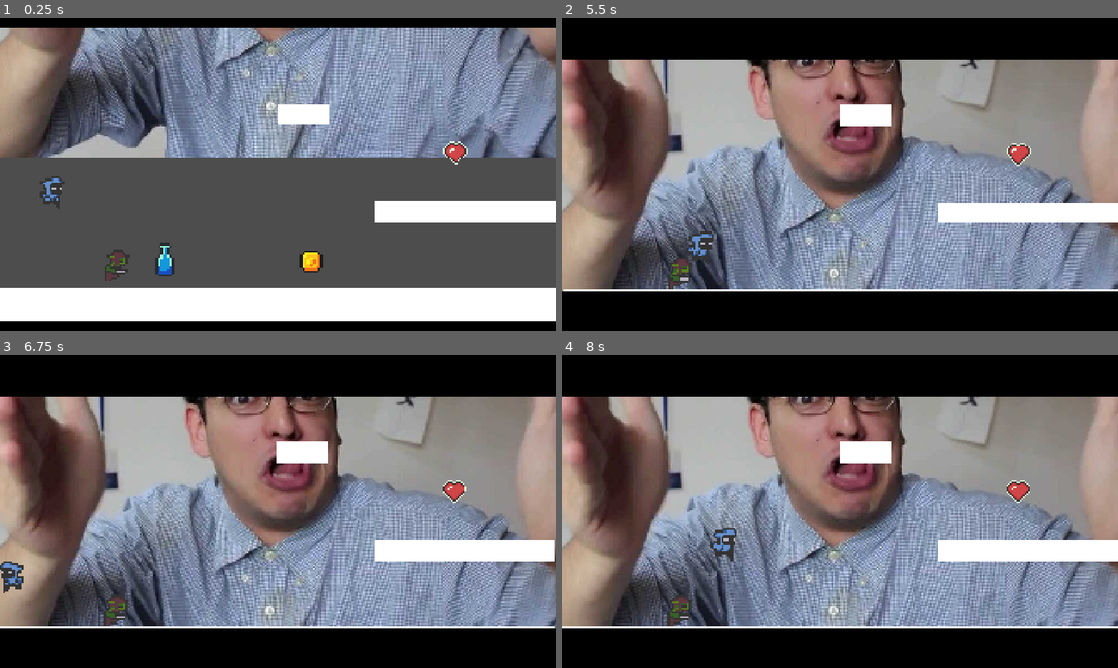
Above: before the commit, frames 1-4 (two rows, left to right).
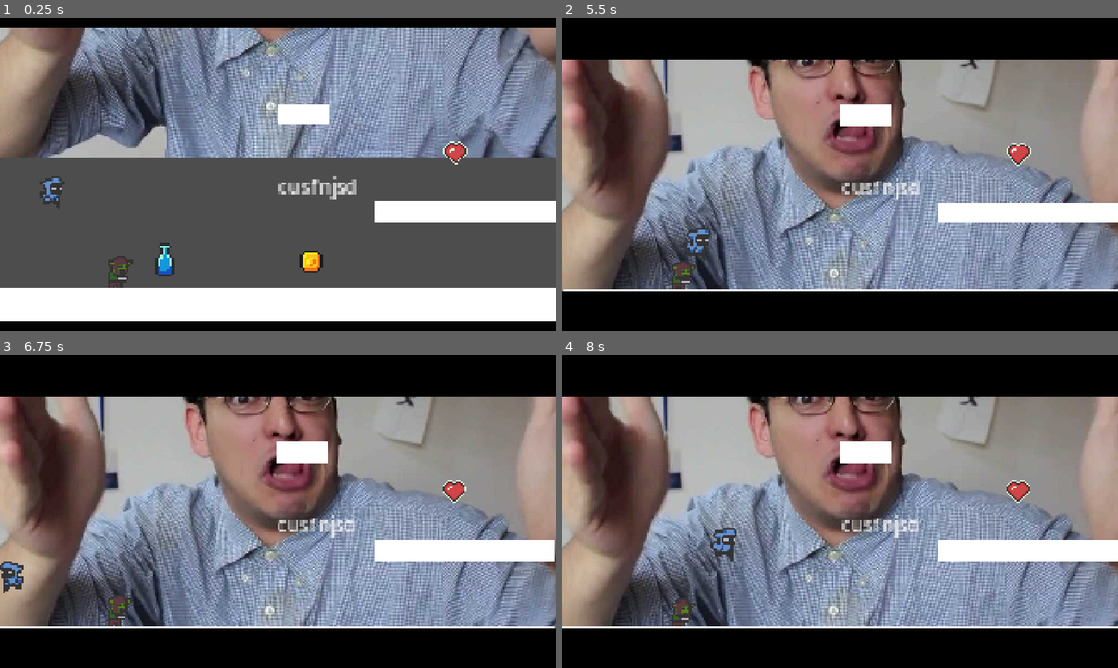
Above: after the commit, the same moments.

Repository: mightokondria/gimersia-guided-godot
Game: Godot game, scene res://_Scenes/TheStage.tscn
Two runs of this game, one before a commit and one after it. Both use one fixed random seed, a clock stepped at 60 frames per second and the inputs below.
Inputs:
- Up to frame 1 (0.25 s): no input
- Up to frame 2 (5.5 s): tap Enter (ui_accept) at 0.5, 0.77, 1.52, 3.02, 3.77, 4.52 s; hold Right (ui_right) 0.53-2.03 s; tap Shift (dash) every 0.75 s from 0.6 to 5.1 s; hold Left (ui_left) 2.03-2.78 s; hold Right (ui_right) 2.78-4.28 s; hold Left (ui_left) 4.28-5.03 s; hold Right (ui_right) from 5.03 s (still down)
- Up to frame 3 (6.75 s): release Right (ui_right) at 5.78 s; hold Left (ui_left) from 5.78 s (still down); tap Shift (dash) at 5.85, 6.6 s; tap Enter (ui_accept) at 6.02 s
- Up to frame 4 (8 s): tap Enter (ui_accept) at 6.77, 7.52 s; release Left (ui_left) at 7.28 s; hold Right (ui_right) from 7.28 s (still down); tap Shift (dash) at 7.35 s

The runs differ from the first frame. In frame 1, 0.8% of the frame differs, in the area x 18-65%, y 50-87%; in frame 2, 1.0%, in the area x 19-65%, y 51-87%; in frame 3, 0.6%; in frame 4, 0.7%.

Commit message:
Add TextBox scene and dialog animation
Introduces a new TextBox scene and TexBox script for animated dialog display. Updates TheStage and AnimationController to integrate dialog label and Sensei character animation, refactoring Sensei.gd to use AnimatedSprite2D for idle animation.

Diff:
--- /dev/null
+++ b/guided/_Scenes/TextBox.tscn
@@ -0,0 +1,68 @@
+[gd_scene load_steps=3 format=3 uid="uid://bmcho5ibaftn"]
+
+[ext_resource type="Script" uid="uid://7h0d7k7bfnt5" path="res://_Scripts/TexBox.gd" id="1_rs5rr"]
+
+[sub_resource type="FontFile" id="FontFile_3gv7s"]
+cache/0/16/0/ascent = 0.0
+cache/0/16/0/descent = 0.0
+cache/0/16/0/underline_position = 0.0
+cache/0/16/0/underline_thickness = 0.0
+cache/0/16/0/scale = 1.0
+cache/0/36/0/ascent = 0.0
+cache/0/36/0/descent = 0.0
+cache/0/36/0/underline_position = 0.0
+cache/0/36/0/underline_thickness = 0.0
+cache/0/36/0/scale = 1.0
+cache/0/46/0/ascent = 0.0
+cache/0/46/0/descent = 0.0
+cache/0/46/0/underline_position = 0.0
+cache/0/46/0/underline_thickness = 0.0
+cache/0/46/0/scale = 1.0
+cache/0/56/0/ascent = 0.0
+cache/0/56/0/descent = 0.0
+cache/0/56/0/underline_position = 0.0
+cache/0/56/0/underline_thickness = 0.0
+cache/0/56/0/scale = 1.0
+
+[node name="TextBox" type="CanvasLayer"]
+script = ExtResource("1_rs5rr")
+
+[node name="TexBoxContainer" type="MarginContainer" parent="."]
+anchors_preset = 12
+anchor_top = 1.0
+anchor_right = 1.0
+anchor_bottom = 1.0
+offset_top = -280.0
+grow_horizontal = 2
+grow_vertical = 0
+
+[node name="Panel" type="Panel" parent="TexBoxContainer"]
+layout_mode = 2
+
+[node name="MarginContainer" type="MarginContainer" parent="TexBoxContainer/Panel"]
+layout_mode = 1
+anchors_preset = 14
+anchor_top = 0.5
+anchor_right = 1.0
+anchor_bottom = 0.5
+offset_left = 48.0
+offset_top = -103.0
+offset_right = -48.0
+offset_bottom = 103.0
+grow_horizontal = 2
+grow_vertical = 2
+
+[node name="Panel" type="Panel" parent="TexBoxContainer/Panel/MarginContainer"]
+layout_mode = 2
+
+[node name="HBoxContainer" type="HBoxContainer" parent="TexBoxContainer/Panel/MarginContainer"]
+layout_mode = 2
+
+[node name="Label" type="Label" parent="TexBoxContainer/Panel/MarginContainer/HBoxContainer"]
+custom_minimum_size = Vector2(1820, 0)
+layout_mode = 2
+theme_override_fonts/font = SubResource("FontFile_3gv7s")
+theme_override_font_sizes/font_size = 56
+text = "sdnfkjfsdjfajsdhfkasdhfjhsdjkhfjsdhjfhjsdfjhjsdfhjhsdfhdfhsdfh"
+autowrap_mode = 1
+uppercase = true
--- a/guided/_Scenes/TheStage.tscn
+++ b/guided/_Scenes/TheStage.tscn
@@ -11,7 +11,7 @@
 
 [sub_resource type="Animation" id="Animation_2d4v4"]
 resource_name = "LetterBoxAnimation"
-length = 2.0
+length = 30.0
 tracks/0/type = "value"
 tracks/0/imported = false
 tracks/0/enabled = true
@@ -135,6 +135,8 @@
 
 [sub_resource type="RectangleShape2D" id="RectangleShape2D_7017n"]
 size = Vector2(69.75, 1386)
+
+[sub_resource type="LabelSettings" id="LabelSettings_mrcx1"]
 
 [node name="Level1" type="Node2D"]
 
@@ -262,10 +264,17 @@
 offset_left = -1241.0
 offset_top = 549.0
 offset_right = 1216.0
-offset_bottom = 699.0004
+offset_bottom = 699.0
 grow_horizontal = 2
 color = Color(0, 0, 0, 1)
 
+[node name="DialogLabel" type="Label" parent="."]
+offset_right = 84.0
+offset_bottom = 23.0
+scale = Vector2(4.239997, 4.239997)
+text = "cusfnjsd"
+label_settings = SubResource("LabelSettings_mrcx1")
+
 [node name="Sensei" parent="." instance=ExtResource("8_mrcx1")]
-position = Vector2(-564, 204)
-scale = Vector2(7.133529, 7.133529)
+position = Vector2(-546, 347)
+scale = Vector2(6.880004, 6.880004)
--- a/guided/_Scripts/AnimationController.gd
+++ b/guided/_Scripts/AnimationController.gd
@@ -1,10 +1,15 @@
 extends AnimationPlayer
+@onready var sensei: CharacterBody2D = $"../Sensei"
+@onready var dialog_label: Label = $"../DialogLabel"
 
 
 # Called when the node enters the scene tree for the first time.
 func _ready() -> void:
 	play("LetterBoxAnimation")
 	await animation_finished
+	sensei.play("idle")
+
+	$"../DialogLabel".text = "Halo, selamat datang di level ini!"
 
 
 # Called every frame. 'delta' is the elapsed time since the previous frame.
--- a/guided/_Scripts/Sensei.gd
+++ b/guided/_Scripts/Sensei.gd
@@ -1,13 +1,6 @@
 extends CharacterBody2D
+@onready var sprite_2d: AnimatedSprite2D = $Sprite2D
 
 
-const SPEED = 300.0
-const JUMP_VELOCITY = -400.0
-
-
-func _physics_process(delta: float) -> void:
-	# Add the gravity.
-	if not is_on_floor():
-		velocity += get_gravity() * delta
-
-	move_and_slide()
+func _ready() -> void:
+	sprite_2d.play("sensei_idle")
--- /dev/null
+++ b/guided/_Scripts/TexBox.gd
@@ -0,0 +1,34 @@
+extends CanvasLayer
+@onready var textbox_container: MarginContainer = $TexBoxContainer
+@onready var label: Label = $TexBoxContainer/Panel/MarginContainer/HBoxContainer/Label
+
+
+func _ready() -> void:
+	hide_textbox()
+	add_text("cukimay")
+
+
+func hide_textbox():
+	label.text = ""
+	textbox_container.hide()
+
+
+func show_textbox():
+	textbox_container.show()
+
+func add_text(next_text):
+	label.text = next_text
+	show_textbox()
+
+	# 1. Set teks awal jadi tidak terlihat
+	label.visible_ratio = 0.0
+
+	# 2. Buat Tween baru
+	var tween = create_tween()
+
+	# Hitung durasi: misal 0.05 detik per karakter
+	var duration = label.text.length() * 0.05
+
+	# 3. Atur animasi
+	# tween_property(objek, "nama_properti", nilai_akhir, durasi)
+	tween.tween_property(label, "visible_ratio", 1.0, duration)
Not shown: 1 places in guided/_Scenes/TheStage.tscn that only renumber resources
Not shown, added: guided/_Scripts/TexBox.gd.uid
